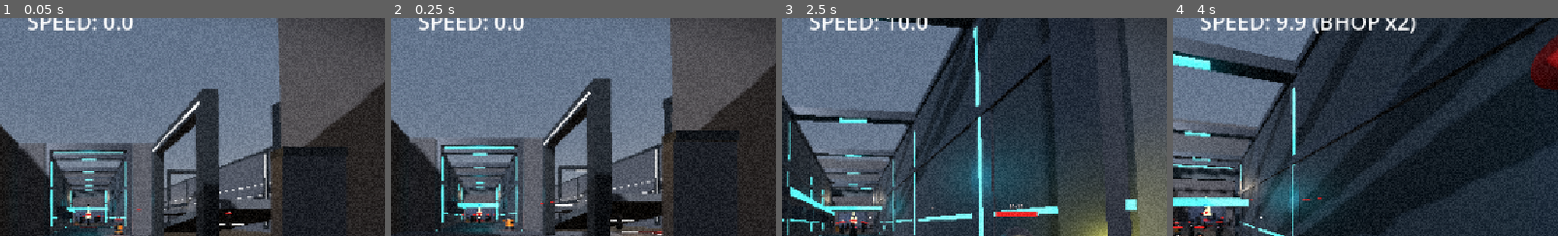
Above: before the commit, frames 1-4 (left to right).
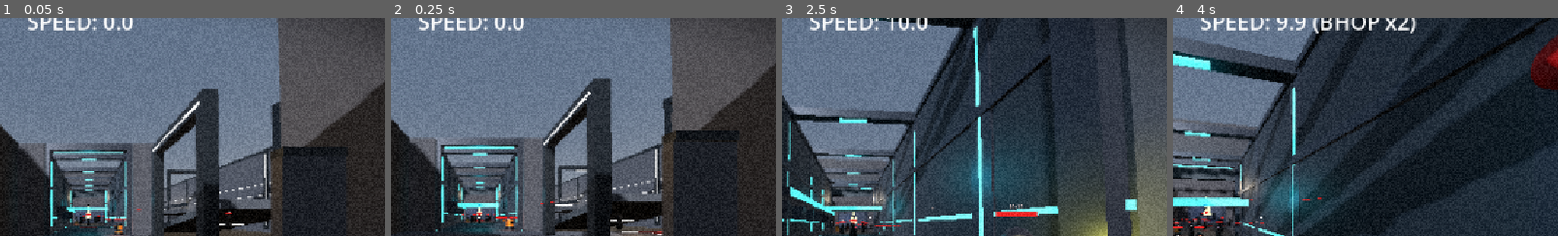
Above: after the commit, the same moments.

Repository: ggou3/voidkill
Game: Godot game, scene res://test_arena.tscn
Two runs of this game, one before a commit and one after it. Both use one fixed random seed, a clock stepped at 60 frames per second and the inputs below. This scene is started directly instead of the project's main scene.
Inputs (mouse positions are % of the whole screen's width and height, from its top left):
- Up to frame 1 (0.05 s): no input
- Up to frame 2 (0.25 s): no input
- Up to frame 3 (2.5 s): tap Enter at 0.5 s; move the mouse to (56, 50) at 0.52 s; hold Right mouse button (alt_fire) 0.53-1.28 s; hold W (move_forward) from 0.53 s (still down); tap Space (jump) at 0.77, 1.52 s; move the mouse to (45, 50) at 1.27 s; tap Shift (dash) at 1.35 s; move the mouse to (53, 48) at 2.02 s; hold F (melee) from 2.03 s (still down)
- Up to frame 4 (4 s): keep holding W (move_forward); move the mouse to (49, 52) at 2.77 s; release F (melee) at 2.78 s; click (49, 52) at 2.85 s; tap Space (jump) at 3.02, 3.77 s; move the mouse to (58, 51) at 3.52 s; hold C (slam) from 3.53 s (still down)
The pictures show only the part of the screen within x 39-89%, y 4-54%; the shares and areas given below are measured in that part.

The runs differ from the first frame. In frame 1, less than 0.1% of the frame differs, in the area x 19-33%, y 92-94%; in frame 2, less than 0.1%; in frame 3, less than 0.1%; in frame 4, 0.1%, in the area x 2-24%, y 92-96%.

Commit message:
feat(enemy): spawn 3 Swarm groups across open zones in test_arena

Diff:
--- a/test_arena.tscn
+++ b/test_arena.tscn
@@ -10,6 +10,7 @@
 [ext_resource type="PackedScene" path="res://enemy_bomber.tscn" id="8_bomber"]
 [ext_resource type="PackedScene" path="res://enemy_hunter.tscn" id="9_hunter"]
 [ext_resource type="PackedScene" path="res://enemy_turret.tscn" id="10_turret"]
+[ext_resource type="PackedScene" path="res://enemy_swarm.tscn" id="11_swarm"]
 
 [sub_resource type="ProceduralSkyMaterial" id="ProceduralSkyMaterial_arena"]
 
@@ -3385,3 +3386,66 @@
 
 [node name="Enemy_Turret_Z6_Entry" parent="Enemies" unique_id=1800000004 instance=ExtResource("10_turret")]
 transform = Transform3D(1, 0, 0, 0, 1, 0, 0, 0, 1, 4.2, 0.7, -176.2)
+
+[node name="Enemy_Swarm_Z3_1" parent="Enemies" unique_id=1900000001 instance=ExtResource("11_swarm")]
+transform = Transform3D(1, 0, 0, 0, 1, 0, 0, 0, 1, 7, 1, -33)
+
+[node name="Enemy_Swarm_Z3_2" parent="Enemies" unique_id=1900000002 instance=ExtResource("11_swarm")]
+transform = Transform3D(1, 0, 0, 0, 1, 0, 0, 0, 1, 9, 1, -34.5)
+
+[node name="Enemy_Swarm_Z3_3" parent="Enemies" unique_id=1900000003 instance=ExtResource("11_swarm")]
+transform = Transform3D(1, 0, 0, 0, 1, 0, 0, 0, 1, 11, 1, -33.5)
+
+[node name="Enemy_Swarm_Z3_4" parent="Enemies" unique_id=1900000004 instance=ExtResource("11_swarm")]
+transform = Transform3D(1, 0, 0, 0, 1, 0, 0, 0, 1, 6.5, 1, -36)
+
+[node name="Enemy_Swarm_Z3_5" parent="Enemies" unique_id=1900000005 instance=ExtResource("11_swarm")]
+transform = Transform3D(1, 0, 0, 0, 1, 0, 0, 0, 1, 8.5, 1, -37.5)
+
+[node name="Enemy_Swarm_Z3_6" parent="Enemies" unique_id=1900000006 instance=ExtResource("11_swarm")]
+transform = Transform3D(1, 0, 0, 0, 1, 0, 0, 0, 1, 10.5, 1, -36.5)
+
+[node name="Enemy_Swarm_Z3_7" parent="Enemies" unique_id=1900000007 instance=ExtResource("11_swarm")]
+transform = Transform3D(1, 0, 0, 0, 1, 0, 0, 0, 1, 12.5, 1, -35)
+
+[node name="Enemy_Swarm_Z3_8" parent="Enemies" unique_id=1900000008 instance=ExtResource("11_swarm")]
+transform = Transform3D(1, 0, 0, 0, 1, 0, 0, 0, 1, -6, 1, -60)
+
+[node name="Enemy_Swarm_Z3_9" parent="Enemies" unique_id=1900000009 instance=ExtResource("11_swarm")]
+transform = Transform3D(1, 0, 0, 0, 1, 0, 0, 0, 1, -3.5, 1, -61.5)
+
+[node name="Enemy_Swarm_Z3_10" parent="Enemies" unique_id=1900000010 instance=ExtResource("11_swarm")]
+transform = Transform3D(1, 0, 0, 0, 1, 0, 0, 0, 1, -1, 1, -60.5)
+
+[node name="Enemy_Swarm_Z3_11" parent="Enemies" unique_id=1900000011 instance=ExtResource("11_swarm")]
+transform = Transform3D(1, 0, 0, 0, 1, 0, 0, 0, 1, -7.5, 1, -63)
+
+[node name="Enemy_Swarm_Z3_12" parent="Enemies" unique_id=1900000012 instance=ExtResource("11_swarm")]
+transform = Transform3D(1, 0, 0, 0, 1, 0, 0, 0, 1, -5, 1, -64.5)
+
+[node name="Enemy_Swarm_Z3_13" parent="Enemies" unique_id=1900000013 instance=ExtResource("11_swarm")]
+transform = Transform3D(1, 0, 0, 0, 1, 0, 0, 0, 1, -2.5, 1, -63.5)
+
+[node name="Enemy_Swarm_Z3_14" parent="Enemies" unique_id=1900000014 instance=ExtResource("11_swarm")]
+transform = Transform3D(1, 0, 0, 0, 1, 0, 0, 0, 1, 0, 1, -62.5)
+
+[node name="Enemy_Swarm_Z6_1" parent="Enemies" unique_id=1900000015 instance=ExtResource("11_swarm")]
+transform = Transform3D(1, 0, 0, 0, 1, 0, 0, 0, 1, 5.5, 1, -183.5)
+
+[node name="Enemy_Swarm_Z6_2" parent="Enemies" unique_id=1900000016 instance=ExtResource("11_swarm")]
+transform = Transform3D(1, 0, 0, 0, 1, 0, 0, 0, 1, 8, 1, -182.5)
+
+[node name="Enemy_Swarm_Z6_3" parent="Enemies" unique_id=1900000017 instance=ExtResource("11_swarm")]
+transform = Transform3D(1, 0, 0, 0, 1, 0, 0, 0, 1, 10.5, 1, -184)
+
+[node name="Enemy_Swarm_Z6_4" parent="Enemies" unique_id=1900000018 instance=ExtResource("11_swarm")]
+transform = Transform3D(1, 0, 0, 0, 1, 0, 0, 0, 1, 6, 1, -187)
+
+[node name="Enemy_Swarm_Z6_5" parent="Enemies" unique_id=1900000019 instance=ExtResource("11_swarm")]
+transform = Transform3D(1, 0, 0, 0, 1, 0, 0, 0, 1, 8.5, 1, -188.5)
+
+[node name="Enemy_Swarm_Z6_6" parent="Enemies" unique_id=1900000020 instance=ExtResource("11_swarm")]
+transform = Transform3D(1, 0, 0, 0, 1, 0, 0, 0, 1, 11, 1, -187.5)
+
+[node name="Enemy_Swarm_Z6_7" parent="Enemies" unique_id=1900000021 instance=ExtResource("11_swarm")]
+transform = Transform3D(1, 0, 0, 0, 1, 0, 0, 0, 1, 7.5, 1, -190)
Not shown, added: enemy_swarm.gd.uid
Not shown, changed: DESIGN.md
